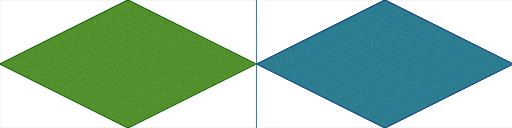
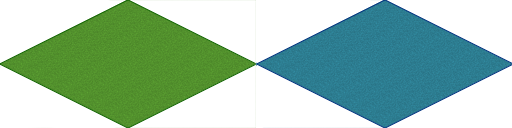
Before/after of a 512px x 128px layered artwork. What changed in the layer stack:
painted on "Layer 0 copy 14" over [256,0,512,128]
painted on "Layer 0 copy 13" over [0,0,116,128]
